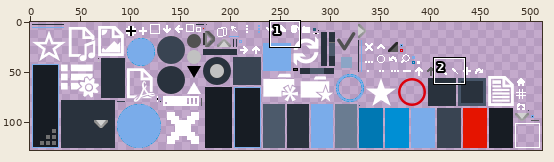
One commit to this sprite sheet: desktop/bin/x2/uiskin.png. The first picture is a wide view before the edit; the outline marks the close-up.
Close-up. Old version:
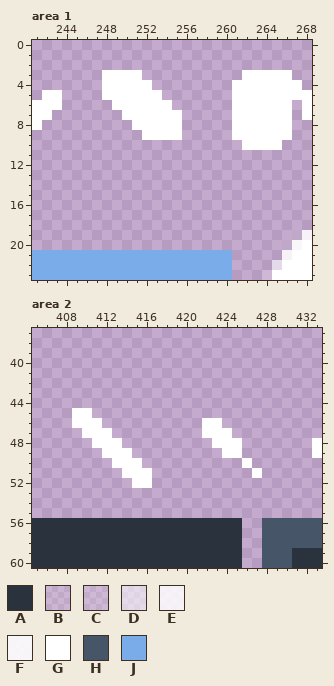
The file is 512x128 pixels. Pixels under 10% opacity are left out. Colours within 5 levels of each other are drawn and written as one. Shown: area 1: x 241..268, y 0..23; area 2: x 405..433, y 37..60.
Palette (. is transparent): A #29323d  B #ffffff22  C #ffffff2b  D #ffffff90  E #ffffffd9  F #ffffffe5  G #ffffff  H #465568  J #7aacea
Pixels before, area 1, first column x 241:
 3 .......GGGG..........GGGGG..
 4 .......GGGGG........GGGGGGG.
 5 .GG....GGGGGG.......GGGGGGGG
 6 GGG.....GGGGGG......GGGGGG.G
 7 GG.......GGGGGG.....GGGGGG.G
 8 G.........GGGGG.....GGGGGG..
 9 ...........GGGG.....GGGGGG..
10 .....................GGGG...
11 ............................
12 ............................
13 ............................
14 ............................
15 ............................
16 ............................
17 ............................
18 ............................
19 ..........................BE
20 .........................BFG
21 JJJJJJJJJJJJJJJJJJJJ.....EGG
22 JJJJJJJJJJJJJJJJJJJJ....DGGG
23 JJJJJJJJJJJJJJJJJJJJ...CGGGG
Pixels before, area 2, first column x 405:
45 ....GG.......................
46 ....GGG..........GG..........
47 .....GGG.........GGG.........
48 ......GGG.........GGG.......G
49 .......GGG.........GG.......G
50 ........GGG..........G.......
51 .........GGG..........G......
52 ..........GG.................
53 .............................
54 .............................
55 .............................
56 AAAAAAAAAAAAAAAAAAAAA..HHHHHH
57 AAAAAAAAAAAAAAAAAAAAA..HHHHHH
58 AAAAAAAAAAAAAAAAAAAAA..HHHHHH
59 AAAAAAAAAAAAAAAAAAAAA..HHHAAA
60 AAAAAAAAAAAAAAAAAAAAA..HHHAAA
And afterwards:
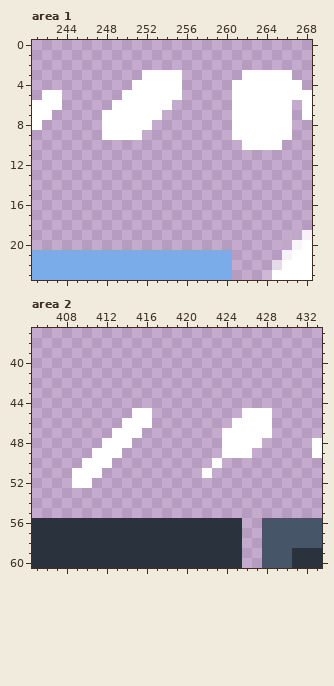
From old to new:
Area 1:
The edit adds colour G in row 3 at x 252 to 255; in row 4 at x 253 to 255; in row 5 at x 254 to 255; in row 7 at x 248 to 249; in row 8 at x 248 to 250; in row 9 at x 248 to 251.
The author cleared colour G in row 3 at x 248 to 251; in row 4 at x 248 to 250; in row 5 at x 248 to 249; in row 7 at x 254 to 255; in row 8 at x 253 to 255; in row 9 at x 252 to 255.
Area 2:
The edit adds colour G in row 45 at x 415 to 416 and 426 to 428; in row 46 at x 414 to 416 and 425 to 428; in row 47 at x 413 to 415 and 425 to 428; in row 48 at x 414 and 426 to 427; in row 49 at x 411 and 426; in row 50 at x 410 to 412 and 423.
The edit adds colour G in row 51 at x 409 to 411 and 422; in row 52 at x 409 to 410.
The author cleared colour G in row 45 at x 409 to 410; in row 46 at x 409 to 411 and 422 to 423; in row 47 at x 410 to 412 and 422 to 423; in row 48 at x 411 and 423; in row 49 at x 414; in row 50 at x 413 to 415 and 426.
The author cleared colour G in row 51 at x 414 to 416 and 427; in row 52 at x 415 to 416.
